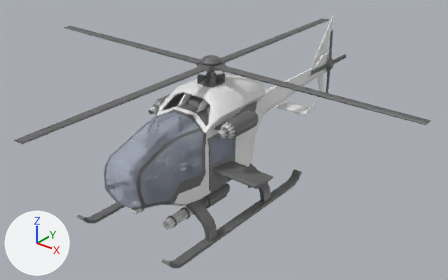
The FBX model SH-1/SH-1.fbx: old version first, new version second.
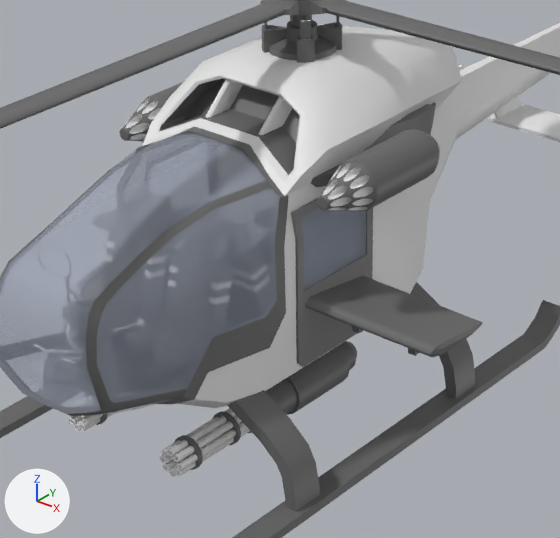
Old and new are each drawn whole from a camera (50 mm lens) standing at (8.68, -9.78, 8.01) and looking at (0.07, 0.99, 1.34) and again close up on the part from 24% to 67% of the width and 24% to 90% of the height. The lights are fixed; the arrows at lower left show +X, +Y and +Z. Where no turn or scale is listed for an object, it has been applied to the vertices. Vertices at the same position are counted once.

Before the edit, the objects in view are built like this:
```python
me_cube_001 = bpy.data.meshes.new('Cube.001')
me_cube_001.from_pydata(...)  # 99 vertices, 77 faces; spans x -0.04..1.084, y -0.468..0.648, z -0.038..1.306
# faces by material slot: [73, 4]
me_cube_001.materials.append(mat_metal2)  # dark grey #696969
me_cube_001.materials.append(mat_glass)  # light grey #b6bfd4
me_cube_021 = bpy.data.meshes.new('Cube.021')
me_cube_021.from_pydata(...)  # 84 vertices, 70 faces; spans x -5.13..5.13, y -5.13..5.13, z -0.06..0.06
me_cube_021.materials.append(mat_metal2)  # dark grey #696969
me_cube_048 = bpy.data.meshes.new('Cube.048')
me_cube_048.from_pydata(...)  # 7763 vertices, 6485 faces; spans x -1.43..1.43, y -2.51..6.61, z 0.0..3.55
# faces by material slot: [1741, 4744]
me_cube_048.materials.append(mat_metal)  # white #e7e7e7
me_cube_048.materials.append(mat_metal2)  # dark grey #696969
ob_blade = bpy.data.objects.new('Blade', me_cube_021)
ob_blade.location = (0.0, 0.595, 3.365)
ob_doorl = bpy.data.objects.new('DoorL', me_cube_001)
ob_doorl.location = (0.765, -0.032, 0.842)
ob_sh_1 = bpy.data.objects.new('SH-1', me_cube_048)
ob_sh_1.location = (0.0, 0.0, 0.0)
# also in view: 'MiniGunL' at (0.51, -0.96, 0.37); 'Canopy' at (0.0, -1.38, 1.69)
```
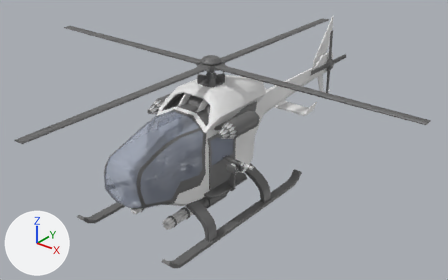
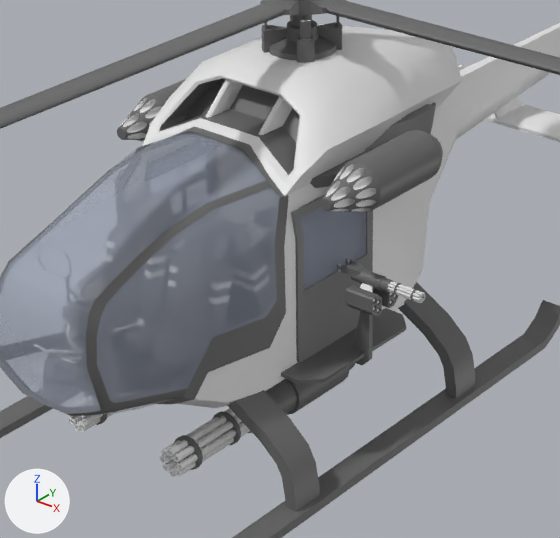
Diff of the bpy script that builds the scene:
```diff
--- a/SH-1/SH-1.fbx.py
+++ b/SH-1/SH-1.fbx.py
@@ me_cube_048 @@
-me_cube_048.from_pydata(...)  # 7763 vertices, 6485 faces; spans x -1.43..1.43, y -2.51..6.61, z 0.0..3.55
+me_cube_048.from_pydata(...)  # 7860 vertices, 6559 faces; spans x -1.43..1.43, y -2.51..6.61, z 0.0..3.55
+# me_cube_048 part 5: a new loose piece of 14 vertices spanning x 0.96..1.19, y -0.05..-0.01, z 0.73..1.43, in mat_metal2 (dark grey #696969)
+# me_cube_048 part 6: 121 vertices moved within x 0.23..1.17, y -0.46..0.87, z 0.83..2.44; 651 vertices removed from x 0.83..1.23, y -0.42..0.88, z 2.06..2.46; 675 vertices added at x 0.82..1.26, y -0.69..0.88, z 0.83..2.46
+# me_cube_048 part 7: 117 vertices moved from x -1.17..-0.83, y -0.42..0.87, z 2.06..2.44 to x -1.17..-0.86, y -0.42..0.87, z 2.06..2.44; 651 vertices removed from x -1.23..-0.83, y -0.42..0.88, z 2.06..2.46; 663 vertices added at x -1.26..-0.74, y -0.42..0.88, z 1.47..2.46
 me_cube_048.materials.append(mat_metal)
 me_cube_048.materials.append(mat_metal2)
+me_cube_048.materials.append(mat_glass)  # light grey #b6bfd4
@@ me_cube_001 @@
-me_cube_001.from_pydata(...)  # 99 vertices, 77 faces; spans x -0.04..1.084, y -0.468..0.648, z -0.038..1.306
-me_cube_001.materials.append(mat_metal2)  # dark grey #696969
-me_cube_001.materials.append(mat_glass)  # light grey #b6bfd4
+me_cube_001.from_pydata(...)  # 62 vertices, 53 faces; spans x -0.04..0.085, y -0.468..0.464, z -0.014..1.306
+# me_cube_001 part 1: the loose piece of 24 vertices spanning x 0.031..1.084, y -0.393..0.648, z 0.21..0.554 is deleted
+# me_cube_001 part 2: the loose piece of 8 vertices spanning x 0.332..0.399, y -0.112..0.323, z 0.24..0.383 is deleted
+# me_cube_001 part 3: the loose piece of 8 vertices spanning x 0.769..0.836, y 0.03..0.465, z 0.135..0.278 is deleted
+# me_cube_001 part 4
+# 4 vertices are removed from x 0.084, y -0.468..0.463, z -0.038..0.019
+# 10 faces are deleted
+# 3 vertices in x 0.062..0.084, y -0.411..0.406, z -0.038 move by (0.0, 0.0, 0.024)
+# 2 vertices move from x 0.063..0.064, y -0.468..0.463, z 0.019 to x 0.063..0.064, y -0.468..0.463, z 0.044
+# 7 vertices are added at x 0.062..0.084, y -0.468..0.463, z -0.014..0.044
+# 13 new faces join them, mat_metal2_001 (dark grey #696969)
+me_cube_001.materials.append(mat_metal2_001)  # dark grey #696969
+me_cube_001.materials.append(mat_glass_001)  # light grey #b6bfd4
@@ ob_sideminigunbarrel @@
+ob_sideminigunbarrel = bpy.data.objects.new('SideMiniGunBarrel', me_cube_022)  # 352 vertices, 245 faces; spans x -0.156..0.207, y -0.049..0.049, z -0.049..0.049; in mat_metal (white #e7e7e7), mat_metal2 (dark grey #696969)
+ob_sideminigunbarrel.location = (1.466, -0.026, 1.516)
@@ ob_sideminigun @@
+ob_sideminigun = bpy.data.objects.new('SideMiniGun', me_cube_008)  # 483 vertices, 407 faces; spans x -0.271..0.158, y -0.17..0.17, z -0.18..0.114; in mat_metal (white #e7e7e7), mat_metal2 (dark grey #696969)
+ob_sideminigun.location = (1.169, -0.026, 1.466)
```

Boxes [x1, y1, x2, y2] around the edits, measured in the close-ups (560 x 538 px; the box of a moved part takes in the faces that stretch with it):
'DoorL', reshaped (57% narrower): before [291, 198, 483, 367]; after [291, 194, 373, 363]
'SideMiniGun', added: after [337, 259, 399, 317]
    faces in mat_metal2 (dark grey #696969): [337, 259, 399, 317]
'SideMiniGunBarrel', added: after [380, 278, 425, 303]
    faces in mat_metal (white #e7e7e7): [387, 281, 425, 303]
    faces in mat_metal2 (dark grey #696969): [380, 278, 419, 302]
part 1 of me_cube_001, deleted: before [305, 276, 483, 357]
part 2 of me_cube_001, deleted: before [352, 326, 364, 333]
part 3 of me_cube_001, deleted: before [408, 348, 419, 356]
part 4 of me_cube_001, moved or reshaped: before [295, 208, 373, 367]; after [295, 211, 373, 363]
part 5 of me_cube_048, added: after [353, 311, 373, 365]
part 6 of me_cube_048, moved or reshaped: before [311, 129, 440, 211]; after [281, 130, 443, 384]
part 7 of me_cube_048, moved or reshaped: before [120, 82, 183, 142]; after [117, 79, 186, 141]
